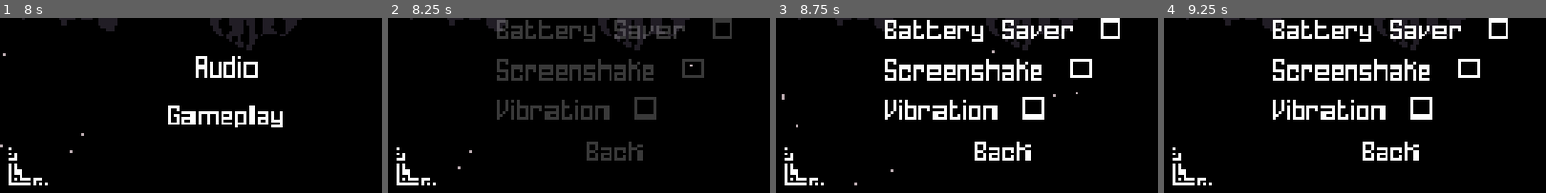
Above: before the commit, frames 1-4 (left to right).
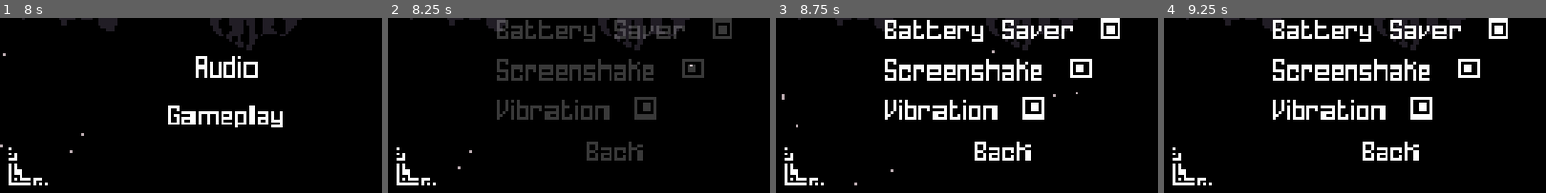
Above: after the commit, the same moments.

Repository: mowen88/mv_v1.1
Game: Godot game, scene res://states/boot_state/boot_state.tscn
Same seed, same stepped clock (60 frames per second), same inputs: the game is played once before the commit and once after it.
Inputs (mouse positions are % of the whole screen's width and height, from its top left):
- Up to frame 1 (8 s): tap Enter at 0.5, 2.75 s; move the mouse to (72, 45) at 0.52 s; hold Right (move_right) 0.53-1.25 s; hold X (attack) 0.53-1.25 s; click (72, 45) at 0.67 s; tap Z (jump) at 0.77, 3.77 s; tap Space (toggle_pause) at 1.25, 3.5 s; drag from (30, 55) to (45, 70) at 1.27 s; move the mouse to (60, 28) at 2.02 s; hold Left (move_left) 2.03-2.75 s; hold X (attack) 2.03-2.75 s; drag from (45, 70) to (20, 35) at 2.77 s; move the mouse to (80, 65) at 3.52 s; hold Right (move_right) 3.53-4.25 s; hold X (attack) 3.53-4.25 s; drag from (20, 35) to (35, 25) at 4.27 s; move the mouse to (55, 50) at 5.02 s; hold Right (move_right) 5.03-5.75 s; hold X (attack) 5.03-5.75 s; click (55, 50) at 5.17 s; click "Settings" at 5.75 s; click "Audio" at 6.5 s; click "Back" at 7.25 s
- Up to frame 2 (8.25 s): click "Gameplay" at 8 s
- Up to frame 3 (8.75 s): no input
- Up to frame 4 (9.25 s): drag from (35, 25) to (30, 55) at 8.77 s
The pictures show only the part of the screen within x 0-50%, y 49-99%; the shares and areas given below are measured in that part.

Frame 1 is identical in both runs. In frame 2, 0.3% of the frame differs, in the area x 66-89%, y 4-54%; in frame 3, 0.3%; in frame 4, 0.3%.

Commit message:
Implementing settings svae and load system

Diff:
--- a/UI/menu/audio_menu.gd
+++ b/UI/menu/audio_menu.gd
@@ -1,40 +1,37 @@
 extends VBoxContainer
 
 signal back_requested
+signal volume_changed(bus_name: String, value: float)
 
 func _ready() -> void:
-	# Scans the menu and creates all relevant signals
-	_connect_menu_signals(self)
+	# 1. Map your UI nodes to their SaveManager keys
+	# This keeps everything in one tidy list
+	var settings_map = {
+		"Master": $MasterRow/MasterSlider,
+		"Music": $MusicRow/MusicSlider,
+		"SFX": $SFXRow/SFXSlider
+	}
 
-# Loop through and add the signals
-func _connect_menu_signals(node: Node) -> void:
+	# 2. Set values FIRST
+	for bus_name in settings_map:
+		var slider = settings_map[bus_name]
+		var key = bus_name + " Volume"
+		slider.value = SaveManager.SETTINGS_DATA[key]
+
+	# 3. Connect signals SECOND (This prevents the "snapping" or "reset" loop)
+	for bus_name in settings_map:
+		var slider = settings_map[bus_name]
+		slider.value_changed.connect(_on_slider_changed.bind(bus_name))
+
+	# 4. Handle other buttons
+	$BackButton.pressed.connect(func(): back_requested.emit())
+
+
+func _on_slider_changed(value: float, bus_name: String) -> void:
+	volume_changed.emit(bus_name, value)
+
+func _clear_focus(node: Node) -> void:
 	for child in node.get_children():
-		# Remove focus mode for touch screen cleanliness
 		if child is Control:
 			child.focus_mode = Control.FOCUS_NONE
-
-		# Connect Sliders
-		if child is Slider:
-			child.value_changed.connect(_on_slider_changed.bind(child.name))
-
-		# Connect buttons
-		elif child is Button:
-			child.pressed.connect(_on_button_pressed.bind(child.name))
-
-
-# Button handling
-func _on_button_pressed(button_name: String) -> void:
-	match button_name:
-		"BackButton":
-			back_requested.emit()
-
-# 0 to 100 slider handling
-func _on_slider_changed(value: float, slider_name: String) -> void:
-	match slider_name:
-		"MusicSlider":
-			print("[SETTINGS] Music Volume: ", value, "%")
-			# Link this directly to your AudioManager sound bus later!
-
-		"SFXSlider":
-			print("[SETTINGS] SFX Volume: ", value, "%")
-			# Link this directly to your AudioManager sound bus later!
+			_clear_focus(child) # Recursive cleanup
--- a/UI/menu/gameplay_menu.gd
+++ b/UI/menu/gameplay_menu.gd
@@ -7,15 +7,21 @@
 signal back_requested
 
 func _ready() -> void:
-	# 1. Wire up the CheckBox
+
+	# 1. Update settings on disk
+	$BatterySaverRow/BatterySaverCheckBox.button_pressed = SaveManager.SETTINGS_DATA["Battery Saver"]
+	$ScreenshakeRow/ScreenshakeCheckBox.button_pressed = SaveManager.SETTINGS_DATA["Screenshake"]
+	$VibrateRow/VibrateCheckBox.button_pressed = SaveManager.SETTINGS_DATA["Vibration"]
+
+	# 2. Wire up the CheckBox
 	$ScreenshakeRow/ScreenshakeCheckBox.toggled.connect(func(is_on): screenshake_toggle_requested.emit(is_on))
 	$VibrateRow/VibrateCheckBox.toggled.connect(func(is_on): vibrate_toggle_requested.emit(is_on))
 	$BatterySaverRow/BatterySaverCheckBox.toggled.connect(func(is_on): battery_saver_toggle_requested.emit(is_on))
 
-	# 2. Wire up back navigation
+	# 3. Wire up back navigation
 	$BackButton.pressed.connect(func(): back_requested.emit())
 
-	# 3. Clean up focus modes safely for the whole menu
+	# 4. Clean up focus modes safely for the whole menu
 	# We loop through children to avoid referencing non-existent 'SlotRow' nodes
 	for child in get_children():
 		if child is Control:
--- a/UI/menu/menu_manager.gd
+++ b/UI/menu/menu_manager.gd
@@ -17,6 +17,7 @@
 
 func _ready() -> void:
 	# process_mode = PROCESS_MODE_ALWAYS
+	audio_menu.volume_changed.connect(_on_volume_changed)
 
 	# Wire up child signals
 	main_menu.start_game_requested.connect(func(): show_panel(save_slot_menu))
@@ -38,29 +39,31 @@
 	confirm_delete_menu.confirm.connect(_on_delete_confirmed)
 	confirm_delete_menu.cancel.connect(_go_back)
 
+func _on_volume_changed(bus_name:String, value:float) -> void:
+	var key = bus_name + " Volume"
+	SaveManager.update_setting(key, value)
+	print(key, value)
+	## 2. Update the AudioServer
+	## Make sure your Audio Bus is named exactly "Music", "SFX", or "Master"
+	#var bus_idx = AudioServer.get_bus_index(bus_name)
+	#
+	#if bus_idx != -1:
+		#AudioServer.set_bus_volume_db(bus_idx, linear_to_db(value))
+	#else:
+		#push_warning("Audio Bus not found: " + bus_name)
+
 func _on_battery_saver_toggled(is_on: bool) -> void:
 	Input.vibrate_handheld(200)
-	if is_on:
-		Engine.max_fps = 30
-		print(Engine.get_frames_per_second())
-	else:
-		Engine.max_fps = 60
-		print(Engine.get_frames_per_second())
+	SaveManager.update_setting("Battery Saver", is_on)
+	Engine.max_fps = 30 if is_on else 60
 
 func _on_vibrate_toggled(is_on: bool) -> void:
 	Input.vibrate_handheld(200)
-	if is_on:
-		print("vibrate on")
-
-	else:
-		print("vibrate off")
+	SaveManager.update_setting("Vibration", is_on)
 
 func _on_screenshake_toggled(is_on: bool) -> void:
 	Input.vibrate_handheld(200)
-	if is_on:
-		print("screenshake activated")
-	else:
-		print("Screenshake deactivated")
+	SaveManager.update_setting("Screenshake", is_on)
 
 func _initialize_menu(menu_name: String = "MainMenu") -> void:
 
--- a/UI/menu/menu_manager.tscn
+++ b/UI/menu/menu_manager.tscn
@@ -106,8 +106,9 @@
 theme_override_icons/grabber = ExtResource("6_c7ge0")
 theme_override_icons/grabber_highlight = ExtResource("6_c7ge0")
 theme_override_styles/slider = SubResource("StyleBoxLine_nh7px")
-max_value = 400.0
-value = 400.0
+max_value = 1.0
+step = 0.1
+value = 1.0
 
 [node name="MusicRow" type="HBoxContainer" parent="AudioMenu" unique_id=681737895]
 layout_mode = 2
@@ -128,8 +129,9 @@
 theme_override_icons/grabber = ExtResource("6_c7ge0")
 theme_override_icons/grabber_highlight = ExtResource("6_c7ge0")
 theme_override_styles/slider = SubResource("StyleBoxLine_nh7px")
-max_value = 400.0
-value = 400.0
+max_value = 1.0
+step = 0.1
+value = 1.0
 
 [node name="SFXRow" type="HBoxContainer" parent="AudioMenu" unique_id=1611327382]
 layout_mode = 2
@@ -150,8 +152,9 @@
 theme_override_icons/grabber = ExtResource("6_c7ge0")
 theme_override_icons/grabber_highlight = ExtResource("6_c7ge0")
 theme_override_styles/slider = SubResource("StyleBoxLine_nh7px")
-max_value = 400.0
-value = 400.0
+max_value = 1.0
+step = 0.1
+value = 1.0
 
 [node name="BackButton" type="Button" parent="AudioMenu" unique_id=1128385258]
 layout_mode = 2
--- a/core/save_manager.gd
+++ b/core/save_manager.gd
@@ -1,5 +1,18 @@
 extends Node
 
+# --- SETTINGS CONFIGURATION ---
+const SETTINGS_PATH = "user://settings.json"
+
+var SETTINGS_DATA: Dictionary = {
+	"Master Volume": 1.0,
+	"Music Volume": 1.0,
+	"SFX Volume": 1.0,
+	"Battery Saver": true,
+	"Screenshake": true,
+	"Vibration": true,
+}
+
+# --- SAVE SLOT CONFIGURATION ---
 var current_slot: String = "1"
 
 # Your runtime game memory
@@ -9,10 +22,48 @@
 	"3": {}
 }
 
+func _ready() -> void:
+	# Automatically load settings when the game boots
+	load_settings()
+
+# --- SETTINGS MANAGEMENT ---
+
+func update_setting(key: String, value) -> void:
+	if SETTINGS_DATA.has(key):
+		SETTINGS_DATA[key] = value
+		save_settings() # Autosave whenever setting changes
+	else:
+		push_warning("Setting key not found: " + key)
+
+func save_settings() -> void:
+	var file = FileAccess.open(SETTINGS_PATH, FileAccess.WRITE)
+	if file:
+		var json_string = JSON.stringify(SETTINGS_DATA, "\t")
+		file.store_string(json_string)
+		file.close()
+		print_rich("[color=cyan]SAVE SYSTEM: Settings saved to disk.[/color]")
+
+func load_settings() -> void:
+	if not FileAccess.file_exists(SETTINGS_PATH):
+		return # Use defaults if no file exists
+
+	var file = FileAccess.open(SETTINGS_PATH, FileAccess.READ)
+	if file:
+		var json_string = file.get_as_text()
+		var parsed_data = JSON.parse_string(json_string)
+		if parsed_data is Dictionary:
+			# Merge loaded data into existing dictionary
+			for key in parsed_data:
+				if SETTINGS_DATA.has(key):
+					SETTINGS_DATA[key] = parsed_data[key]
+			print_rich("[color=cyan]SAVE SYSTEM: Settings loaded from disk.[/color]")
+		file.close()
+
+# --- SAVE SLOT MANAGEMENT ---
+
 # Helper to build a clean, dynamic path string for each slot
 func _get_save_path(slot_id: String) -> String:
 	return "user://save_slot_%s.json" % slot_id
-
 
 func save_at_station(room_name: String) -> void:
 	# 1. Update the in-memory dictionary tracking block (RAM)
@@ -21,7 +72,7 @@
 
 	SAVE_DATA[current_slot]["player_data"] = {
 		"room_id": room_name,
-		"health": 5, # Replace with dynamic variables if needed
+		"health": 5,
 		"max_health": 5,
 		"energy": 5
 	}
@@ -29,16 +80,11 @@
 	# 2. Immediately commit the update to the hard drive (Disk)
 	save_to_disk()
 
-
-# --- NEW: WRITE DICTIONARY TO STORAGE ---
 func save_to_disk() -> void:
 	var path = _get_save_path(current_slot)
 
-	# Open the file for writing (this will create it if it doesn't exist)
 	var file = FileAccess.open(path, FileAccess.WRITE)
 	if file:
-		# JSON.stringify converts the dictionary into a plain text string.
-		# The "\t" adds clean tabs so you can open the file in Notepad to debug it!
 		var json_string = JSON.stringify(SAVE_DATA[current_slot], "\t")
 		file.store_string(json_string)
 		file.close()
@@ -46,12 +92,9 @@
 	else:
 		print_rich("[color=red]SAVE ERROR: Failed to open file path for writing: %s[/color]" % path)
 
-
-# --- NEW: READ STORAGE BACK INTO DICTIONARY ---
 func load_from_disk(slot_id: String) -> bool:
 	var path = _get_save_path(slot_id)
 
-	# Safety Check: If the file doesn't exist, we can't load it (New Game scenario)
 	if not FileAccess.file_exists(path):
 		print_rich("[color=yellow]SAVE SYSTEM: No save file found for Slot %s on disk.[/color]" % slot_id)
 		return false
@@ -61,7 +104,6 @@
 		var json_string = file.get_as_text()
 		file.close()
 
-		# Convert the text string back into a real Godot Dictionary
 		var parsed_data = JSON.parse_string(json_string)
 		if parsed_data is Dictionary:
 			SAVE_DATA[slot_id] = parsed_data
@@ -70,24 +112,19 @@
 
 	return false
 
-# Updated helper helper function for WorldState
 func get_saved_room() -> String:
 	if SAVE_DATA.has(current_slot) and SAVE_DATA[current_slot].has("player_data"):
 		return SAVE_DATA[current_slot]["player_data"]["room_id"]
-	return "01_a" # Start fallback room
+	return "01_a"
 
 func delete_slot(slot_id: String) -> void:
-	# Revert to an empty dictionary in RAM
 	SAVE_DATA[slot_id] = {}
 
-	# Safely check and delete the physical file from user:// storage
 	var path = _get_save_path(slot_id)
 
-	# Use FileAccess to check if the file exists
 	if FileAccess.file_exists(path):
 		var dir = DirAccess.open("user://")
 		if dir:
-			# remove() is a DirAccess method, path.get_file() returns just the filename
 			var error = dir.remove(path.get_file())
 			if error == OK:
 				print_rich("[color=red]SAVE SYSTEM: Erased save file for Slot %s from disk.[/color]" % slot_id)
--- a/states/title_state/title_state.gd
+++ b/states/title_state/title_state.gd
@@ -30,6 +30,3 @@
 	tween.tween_property(character_image, "position:x", 0, 1.0)\
 		.set_trans(Tween.TRANS_EXPO)\
 		.set_ease(Tween.EASE_OUT)
-
-func _physics_process(delta: float) -> void:
-	print(Engine.get_frames_per_second())
